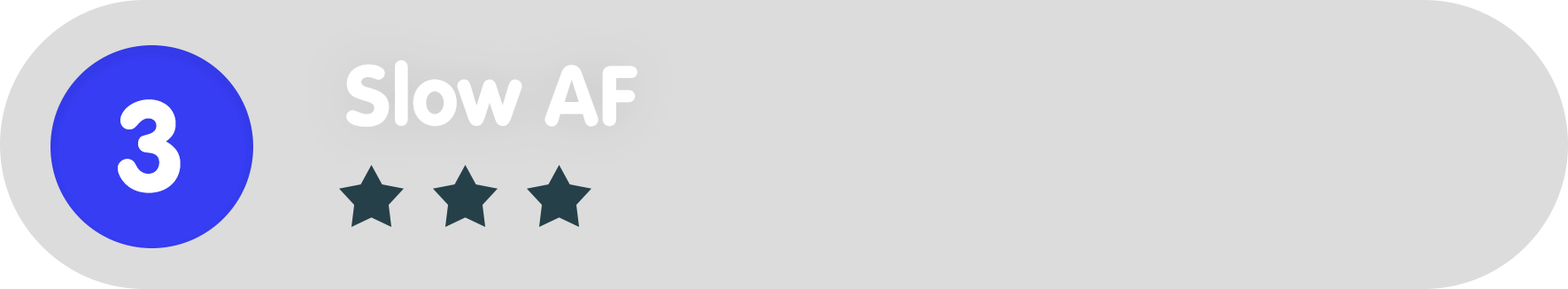
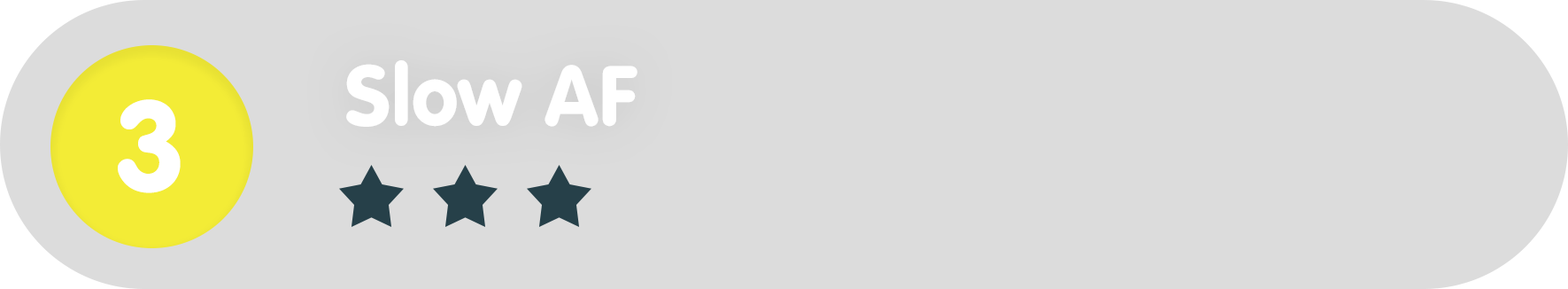
Comparing the layer stacks of the two 1568 × 289 images. Changes:
painted on "Ellipse_green" over bbox(50, 45, 254, 248)
